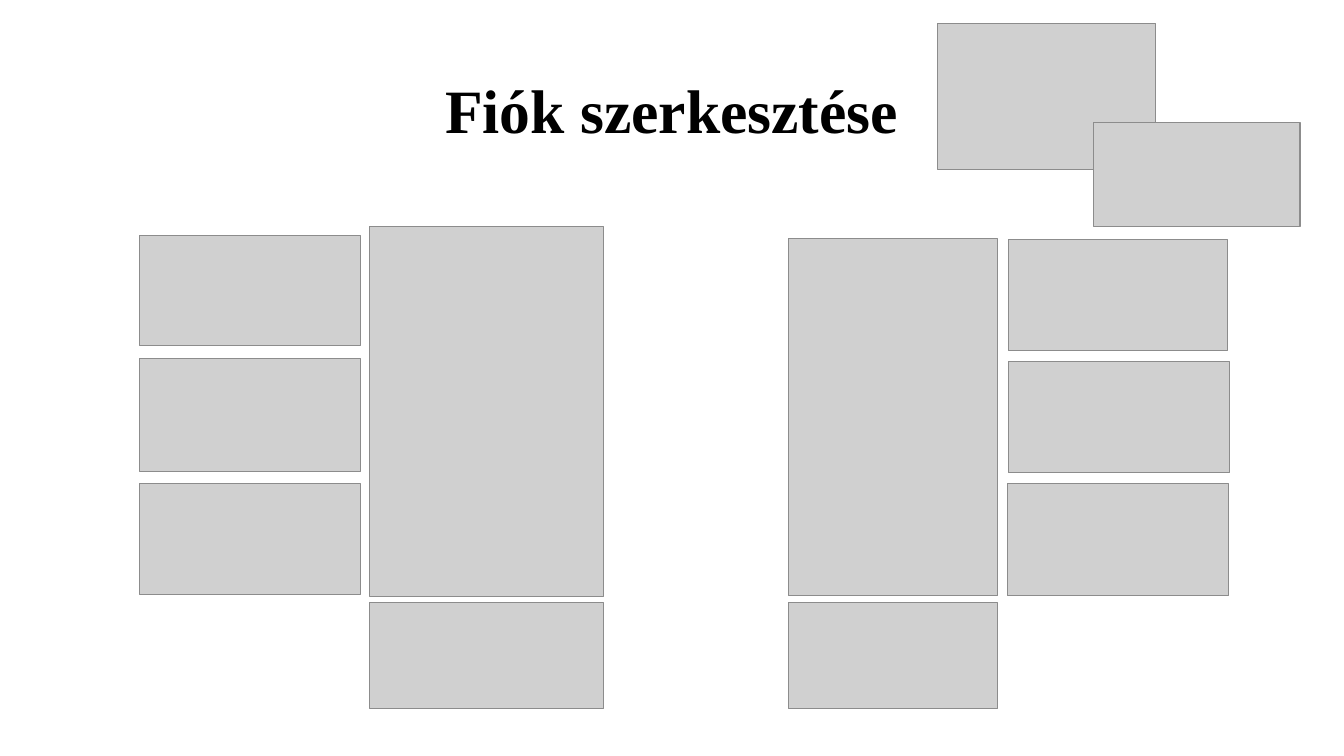
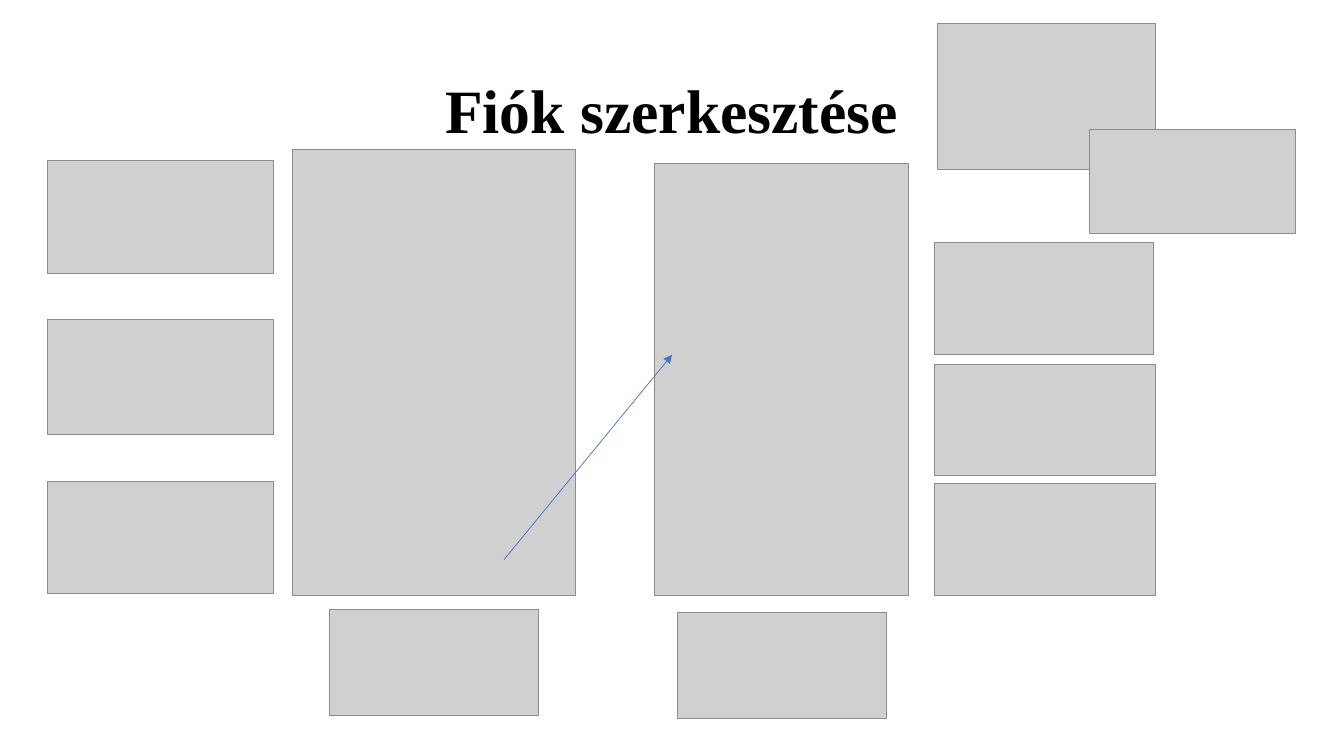
Before and after one commit to K0RN3L07/ParKing, a slide deck: slide 15 of Dokumentumok/ParKing-prezentacio.pptx (slide 16 before the commit). Drawn at 1344x756 pixels with LibreOffice and Linux fonts; fonts in the diff are those of the drawing; grey boxes stand for pictures. Boxes give left, top, right and bottom in pixels: in the first picture for what was removed or moved away, otherwise in the second. Text is boxed around its words. In the diff, an @@ line names an element or a change of style, - is before the commit and + after.

```diff
--- a/Dokumentumok/ParKing-prezentacio.pptx
+++ b/Dokumentumok/ParKing-prezentacio.pptx
@@ picture: place and size @@
-picture at [1094,123,1301,227]
+picture at [1090,130,1297,234]
@@ picture: place and size @@
-picture at [139,235,361,346]
+picture at [48,160,274,273]
@@ picture: place and size @@
-picture at [370,227,604,597]
+picture at [293,150,576,596]
@@ picture: place and size @@
-picture at [788,239,998,596]
+picture at [655,163,909,596]
@@ picture: place and size @@
-picture at [1008,239,1228,351]
+picture at [935,243,1154,355]
@@ picture: place and size @@
-picture at [139,359,361,472]
+picture at [48,320,274,435]
@@ arrow added from (504, 560) to (673, 355), #4472C4 0.5 pt @@
@@ picture: place and size @@
-picture at [1008,362,1230,473]
+picture at [935,364,1156,475]
@@ picture: place and size @@
-picture at [139,484,361,595]
+picture at [48,481,274,594]
@@ picture: place and size @@
-picture at [1007,484,1229,596]
+picture at [935,484,1156,596]
@@ picture: place and size @@
-picture at [370,603,604,709]
+picture at [330,610,539,716]
@@ picture: place and size @@
-picture at [788,603,998,709]
+picture at [678,613,887,719]
```
Also in this commit, not shown: 8 other slides changed, 1 slide added, 1 slide removed.
